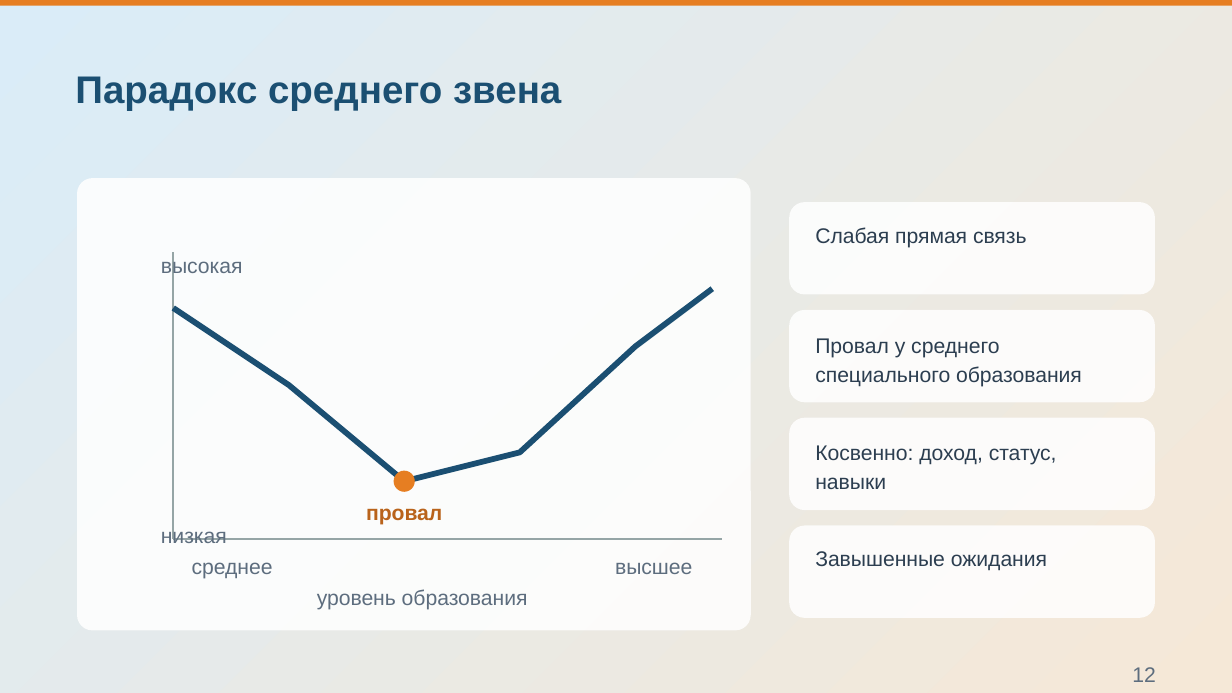
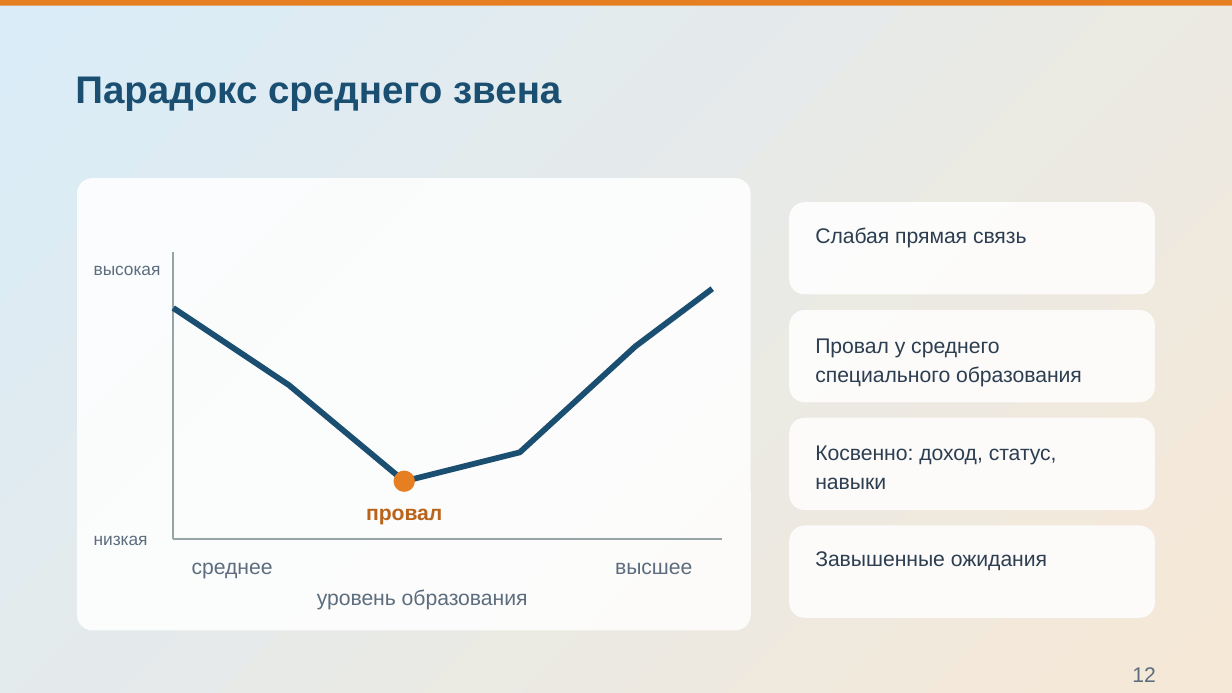
Before and after one commit to Pavel1778/Presentation-happy, a slide deck: slide 12 of Konceptsiya_schastya_static.pptx. Drawn at 1232x693 pixels with LibreOffice and Linux fonts; fonts in the diff are those of the drawing; background and template pictures are left out. Boxes give left, top, right and bottom in pixels: in the first picture for what was removed or moved away, otherwise in the second. Text is boxed around its words. In the diff, an @@ line names an element or a change of style, - is before the commit and + after.

```diff
--- a/Konceptsiya_schastya_static.pptx
+++ b/Konceptsiya_schastya_static.pptx
@@ text "высокая": place and size @@
-text "высокая" at (161, 257, 243, 279)
+text "высокая" at (94, 265, 161, 275)
@@ text "высокая" at (94, 265, 161, 275): size 16.5 to 13.5 pt @@
@@ text "низкая" at (94, 535, 148, 545): size 16.5 to 13.5 pt @@
@@ text "низкая": place and size @@
-text "низкая" at (161, 526, 227, 543)
+text "низкая" at (94, 535, 148, 545)
```
Also in this commit, not shown: 10 other slides changed, 37 other files.
